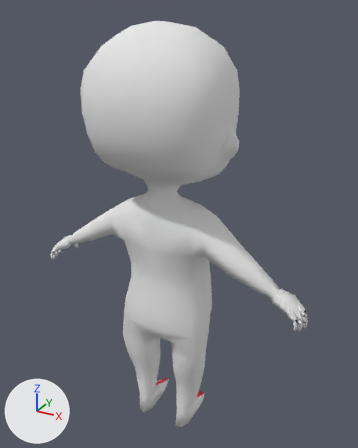
An edit to the Blender file datas/meshes/human.blend, drawn before and after from the same camera.
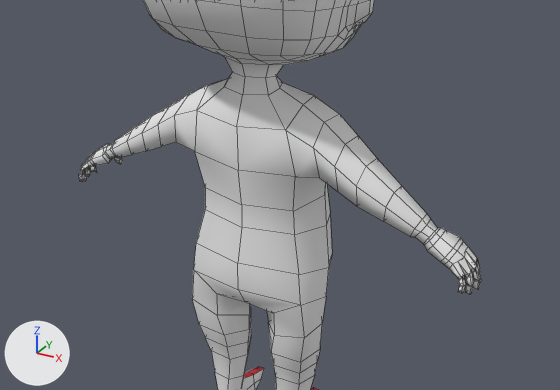
There are two pictures of each version: one whole from a camera (50 mm lens) standing at (1.071, -1.811, 2.049) and looking at (0.029, 0.083, 1.102), one close up on the part from 0% to 100% of the width and 32% to 88% of the height. The lights are fixed; the arrows at lower left show +X, +Y and +Z. The close-ups show mesh edges as thin lines.

Objects in the first close-up: 'human'.
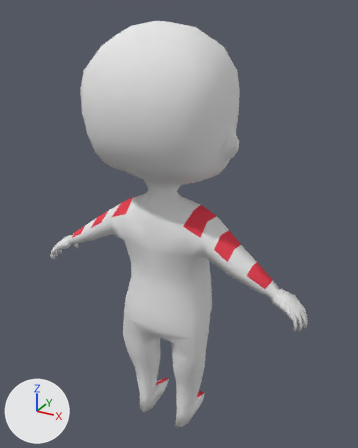
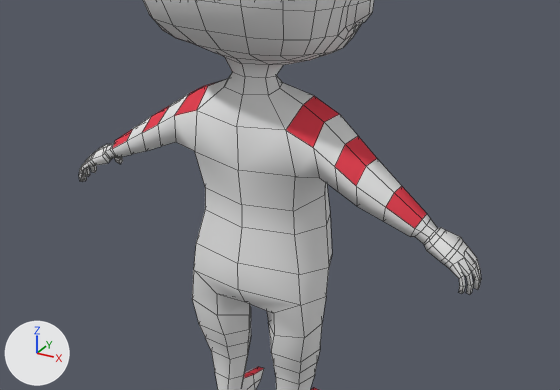
Scene script edits in JSON lines:
```json
{"block": "me_human", "where": "# used by ob_human; location = (0.0, 0.0, 0.0)"}
{"op": "remove", "block": "me_human", "code": "me_human.from_pydata(...)  # 791 vertices, 790 faces; spans x -0.7..0.7, y -0.31..0.33, z 0.0..2.0"}
{"op": "add", "block": "me_human", "code": "me_human.from_pydata(...)  # 727 vertices, 726 faces; spans x -0.7..0.7, y -0.31..0.33, z 0.0..2.0"}
{"block": "me_human", "change": "me_human part 1"}
{"block": "me_human", "change": "74 vertices are removed from x -0.7..0.7, y -0.07..0.03, z 0.79..0.87"}
{"block": "me_human", "change": "157 faces are deleted"}
{"block": "me_human", "change": "4 vertices move within x -0.68..0.68, y 0.03..0.05, z 0.84..0.88"}
{"block": "me_human", "change": "10 vertices are added at x -0.68..0.68, y -0.03..0.03, z 0.8..0.86"}
{"block": "me_human", "change": "93 new faces join them, mat_material_002 (white #e7e7e7)"}
{"block": "me_human", "change": "me_human part 2: 20 faces spanning x -0.53..0.53, y -0.1..0.33, z 0.96..1.79 switch from mat_material_002 (white #e7e7e7) to mat_material (red #e74655)"}
```

Where the change shows, as pixel boxes (x1, y1, x2, y2) in the close-ups (560 x 390 px):
```json
{"part": 1, "of": "me_human", "change": "cut back", "before": [79, 157, 480, 295], "after": [79, 157, 480, 295]}
{"part": 2, "of": "me_human", "change": "recoloured", "before": [112, 83, 427, 228], "after": [112, 83, 427, 228], "on screen": "white to red"}
```
